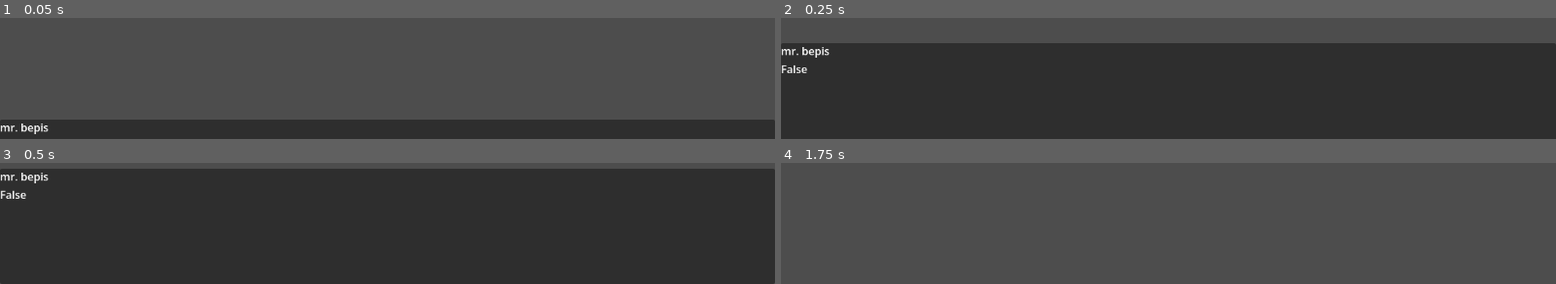
Above: before the commit, frames 1-4 (two rows, left to right).
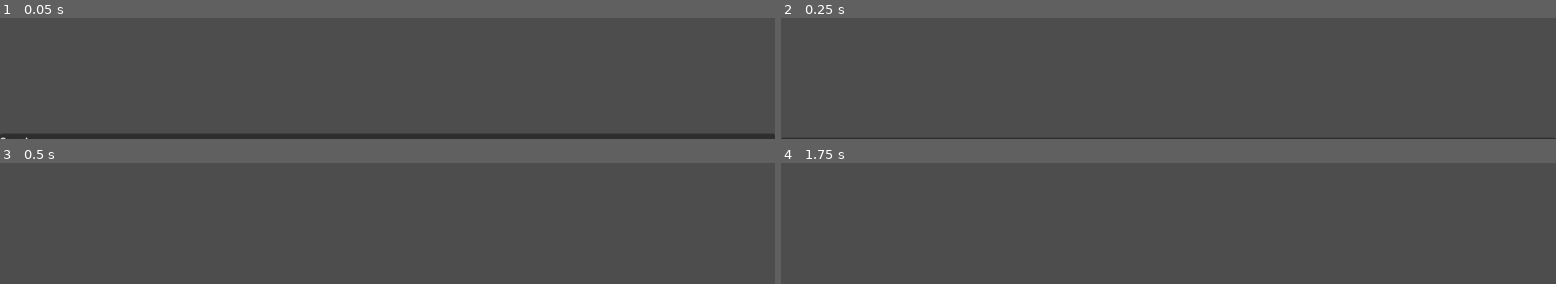
Above: after the commit, the same moments.

Repository: TerjeBallestad/pespi-mask
Game: Godot game, scene res://scenes/dialog_test.tscn
Same seed, same stepped clock (60 frames per second), same inputs: the game is played once before the commit and once after it.
Inputs:
- Up to frame 1 (0.05 s): no input
- Up to frame 2 (0.25 s): no input
- Up to frame 3 (0.5 s): no input
- Up to frame 4 (1.75 s): tap Enter (ui_accept) at 0.5, 0.77, 1.52 s

The runs differ from the first frame. In frame 1, 11% of the frame differs, in the area x 0-100%, y 84-100%; in frame 2, 77%; in frame 3, 95%, in the area x 0-100%, y 4-100%; in frame 4, nothing differs.

Commit message:
Add TerminatorDialog that end DialogSequences

Diff:
--- a/scenes/dialog_test.tscn
+++ b/scenes/dialog_test.tscn
@@ -5,10 +5,15 @@
 [ext_resource type="Script" uid="uid://37gjw0vakjw1" path="res://scripts/dialog/resources/dialog.gd" id="2_4k4dp"]
 [ext_resource type="Script" uid="uid://b7h5l8uj1r70x" path="res://scripts/dialog/resources/dialog_types/text_dialog.gd" id="3_07oah"]
 [ext_resource type="Script" uid="uid://06trnasd6n0o" path="res://scripts/dialog/resources/condition_types/compare_condition.gd" id="4_07oah"]
+[ext_resource type="Script" uid="uid://bcnu4uoeo8oba" path="res://scripts/dialog/resources/dialog_types/terminator_dialog.gd" id="4_pket2"]
 [ext_resource type="Resource" uid="uid://o051ka38mlni" path="res://assets/dialog/speakers/pepsi_man.tres" id="4_r0p54"]
 [ext_resource type="Script" uid="uid://cs3md0jmnapvw" path="res://scripts/dialog/resources/dialog_sequence.gd" id="5_87qe6"]
 [ext_resource type="Script" uid="uid://d4hkqiahf2p68" path="res://scripts/dialog/resources/dialog_types/assignor_dialog.gd" id="6_r0p54"]
 [ext_resource type="Script" uid="uid://lo6ya4qjdj1x" path="res://scripts/dialog/resources/condition_types/else_condition.gd" id="8_87qe6"]
+
+[sub_resource type="Resource" id="Resource_e4rgx"]
+script = ExtResource("4_pket2")
+metadata/_custom_type_script = "uid://bcnu4uoeo8oba"
 
 [sub_resource type="Resource" id="Resource_07oah"]
 script = ExtResource("4_07oah")
@@ -50,7 +55,7 @@
 
 [sub_resource type="Resource" id="Resource_rpmu6"]
 script = ExtResource("5_87qe6")
-dialogs = Array[ExtResource("2_4k4dp")]([SubResource("Resource_r0p54"), SubResource("Resource_pket2"), SubResource("Resource_87qe6"), SubResource("Resource_4con6")])
+dialogs = Array[ExtResource("2_4k4dp")]([SubResource("Resource_e4rgx"), SubResource("Resource_r0p54"), SubResource("Resource_pket2"), SubResource("Resource_87qe6"), SubResource("Resource_4con6")])
 metadata/_custom_type_script = "uid://cs3md0jmnapvw"
 
 [node name="DialogTest" type="Node2D" unique_id=1908033355]
--- /dev/null
+++ b/scripts/dialog/resources/dialog_types/terminator_dialog.gd
@@ -0,0 +1,6 @@
+## Stops the current dialog sequence
+
+class_name TerminatorDialog extends Dialog
+
+func on_display(_box: DialogBox, manager: DialogManager) -> void:
+	manager.stop_dialog()
Not shown, added: scripts/dialog/resources/dialog_types/terminator_dialog.gd.uid
